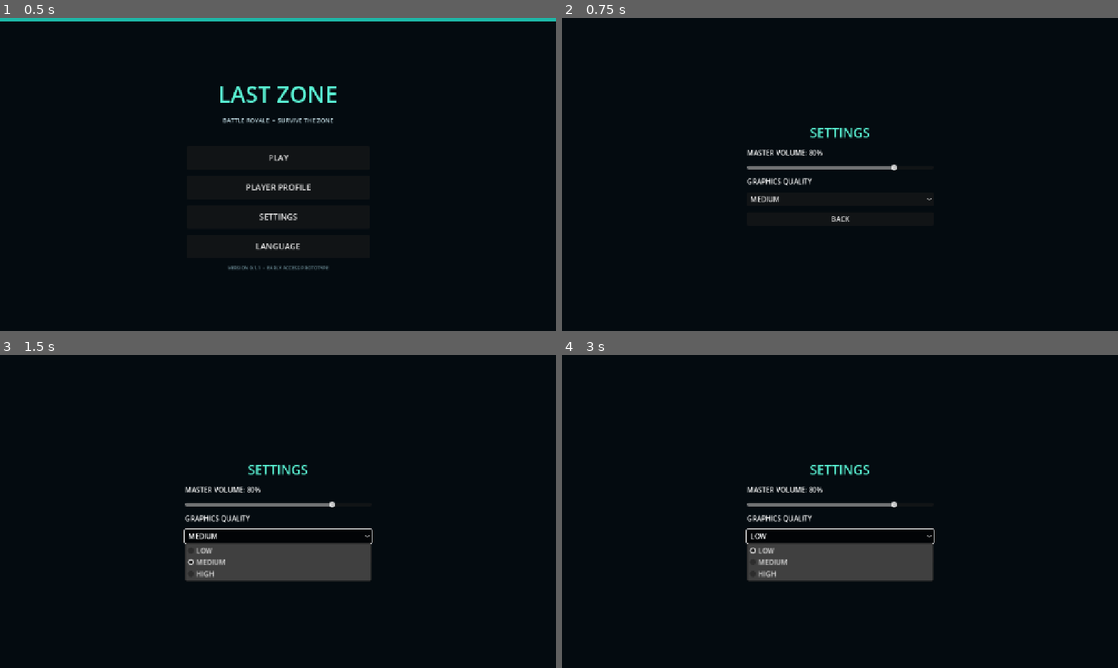
Above: before the commit, frames 1-4 (two rows, left to right).
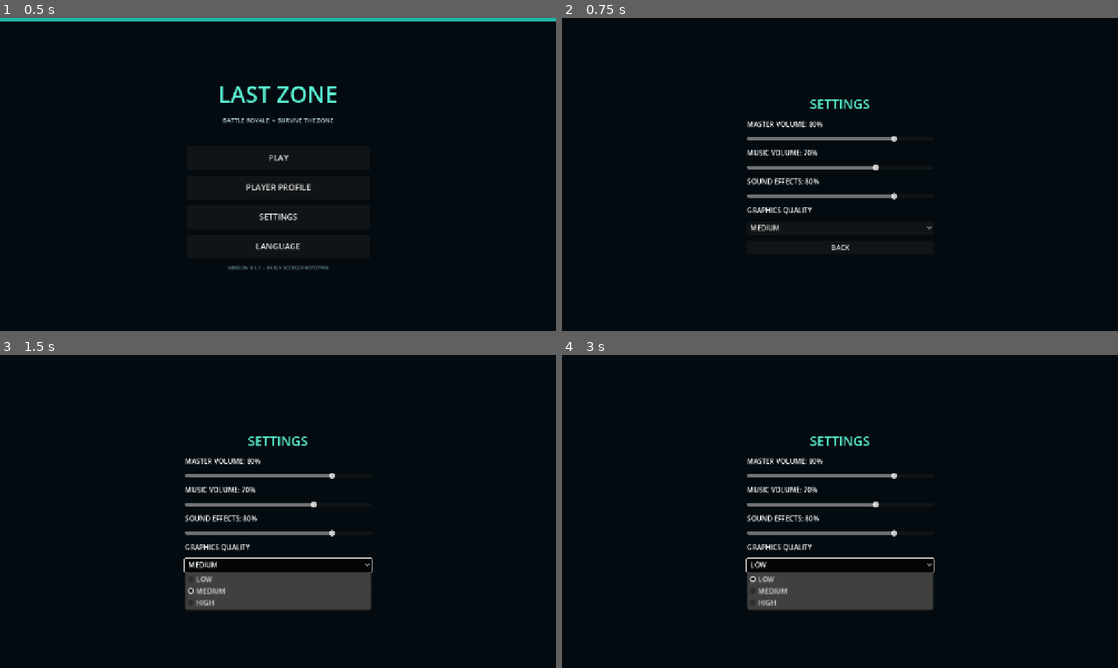
Above: after the commit, the same moments.

Repository: dhanushkaprasad2001-max/dhanushkaprasad2001-max.github.io
Game: Godot game, scene res://Main.tscn
The game is run twice, just before and just after one commit, with the same random seed, the same clock (stepped at 60 frames per second) and the same inputs.
Inputs:
- Up to frame 1 (0.5 s): no input
- Up to frame 2 (0.75 s): click "SETTINGS" at 0.5 s
- Up to frame 3 (1.5 s): click "MEDIUM" at 1.25 s
- Up to frame 4 (3 s): click "BACK" at 2 s; click "LOW" at 2.75 s

Frame 1 is identical in both runs. In frame 2, 2.1% of the frame differs, in the area x 33-67%, y 26-75%; in frame 3, 8.2%; in frame 4, 8.2%, in the area x 33-67%, y 26-82%.

Commit message:
Add separate music and effects audio controls

Diff:
--- a/last-zone/scripts/main.gd
+++ b/last-zone/scripts/main.gd
@@ -14,6 +14,8 @@
 var profile_name := "Player"
 var selected_language := "English"
 var master_volume := 0.8
+var music_volume := 0.7
+var sfx_volume := 0.8
 var graphics_quality := 1
 var game_started := false
 
@@ -24,6 +26,8 @@
 		return
 	_setup_input()
 	_load_local_settings()
+	_ensure_audio_buses()
+	_apply_audio_settings()
 	_build_menu()
 	multiplayer.connected_to_server.connect(_on_connected)
 	multiplayer.connection_failed.connect(_on_connection_failed)
@@ -350,6 +354,8 @@
 		profile_name = str(cfg.get_value("profile", "name", "Player"))
 		selected_language = str(cfg.get_value("settings", "language", "English"))
 		master_volume = float(cfg.get_value("settings", "master_volume", 0.8))
+		music_volume = float(cfg.get_value("settings", "music_volume", 0.7))
+		sfx_volume = float(cfg.get_value("settings", "sfx_volume", 0.8))
 		graphics_quality = int(cfg.get_value("settings", "graphics_quality", 1))
 	_apply_audio_settings()
 
@@ -358,12 +364,28 @@
 	cfg.set_value("profile", "name", profile_name)
 	cfg.set_value("settings", "language", selected_language)
 	cfg.set_value("settings", "master_volume", master_volume)
+	cfg.set_value("settings", "music_volume", music_volume)
+	cfg.set_value("settings", "sfx_volume", sfx_volume)
 	cfg.set_value("settings", "graphics_quality", graphics_quality)
 	cfg.save("user://last_zone.cfg")
+
+func _ensure_audio_buses() -> void:
+	for bus_name in ["Music", "SFX"]:
+		if AudioServer.get_bus_index(bus_name) == -1:
+			AudioServer.add_bus()
+			var new_index := AudioServer.get_bus_count() - 1
+			AudioServer.set_bus_name(new_index, bus_name)
+			AudioServer.set_bus_send(new_index, "Master")
 
 func _apply_audio_settings() -> void:
 	if AudioServer.get_bus_count() > 0:
 		AudioServer.set_bus_volume_db(0, linear_to_db(maxf(master_volume, 0.001)))
+	var music_bus := AudioServer.get_bus_index("Music")
+	if music_bus >= 0:
+		AudioServer.set_bus_volume_db(music_bus, linear_to_db(maxf(music_volume, 0.001)))
+	var sfx_bus := AudioServer.get_bus_index("SFX")
+	if sfx_bus >= 0:
+		AudioServer.set_bus_volume_db(sfx_bus, linear_to_db(maxf(sfx_volume, 0.001)))
 
 func _build_menu() -> void:
 	menu_root = Control.new()
@@ -496,6 +518,36 @@
 		_save_local_settings()
 	)
 	panel.add_child(volume)
+	var music_label := Label.new()
+	music_label.text = "MUSIC VOLUME: " + str(roundi(music_volume * 100)) + "%"
+	panel.add_child(music_label)
+	var music_slider := HSlider.new()
+	music_slider.min_value = 0.0
+	music_slider.max_value = 1.0
+	music_slider.step = 0.05
+	music_slider.value = music_volume
+	music_slider.value_changed.connect(func(value: float):
+		music_volume = value
+		music_label.text = "MUSIC VOLUME: " + str(roundi(value * 100)) + "%"
+		_apply_audio_settings()
+		_save_local_settings()
+	)
+	panel.add_child(music_slider)
+	var sfx_label := Label.new()
+	sfx_label.text = "SOUND EFFECTS: " + str(roundi(sfx_volume * 100)) + "%"
+	panel.add_child(sfx_label)
+	var sfx_slider := HSlider.new()
+	sfx_slider.min_value = 0.0
+	sfx_slider.max_value = 1.0
+	sfx_slider.step = 0.05
+	sfx_slider.value = sfx_volume
+	sfx_slider.value_changed.connect(func(value: float):
+		sfx_volume = value
+		sfx_label.text = "SOUND EFFECTS: " + str(roundi(value * 100)) + "%"
+		_apply_audio_settings()
+		_save_local_settings()
+	)
+	panel.add_child(sfx_slider)
 	var quality_label := Label.new()
 	quality_label.text = _tr("GRAPHICS QUALITY")
 	panel.add_child(quality_label)
